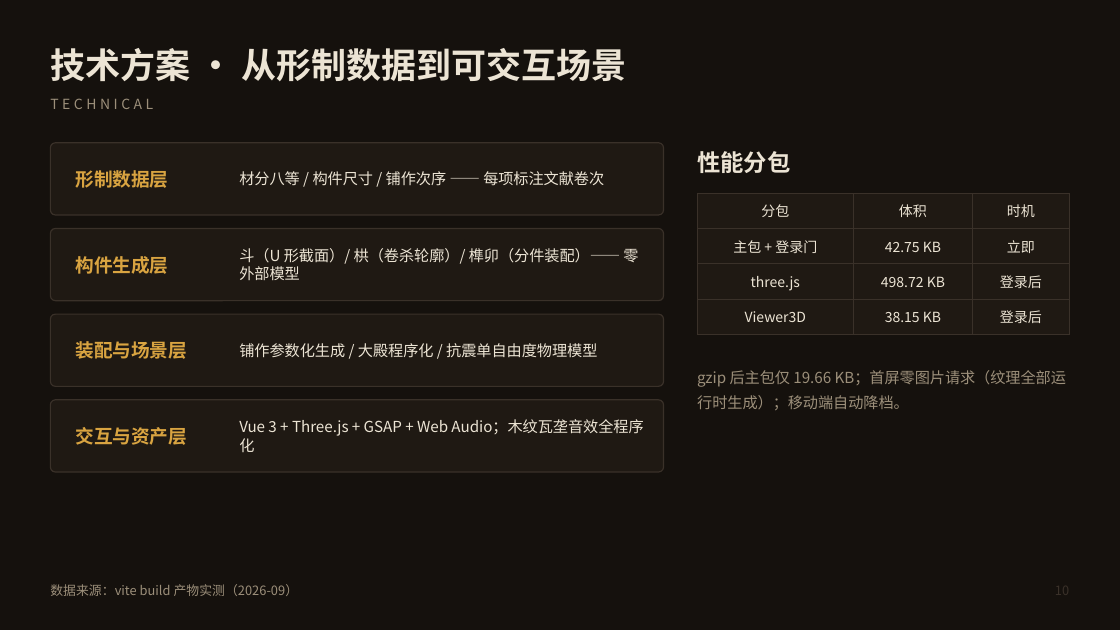
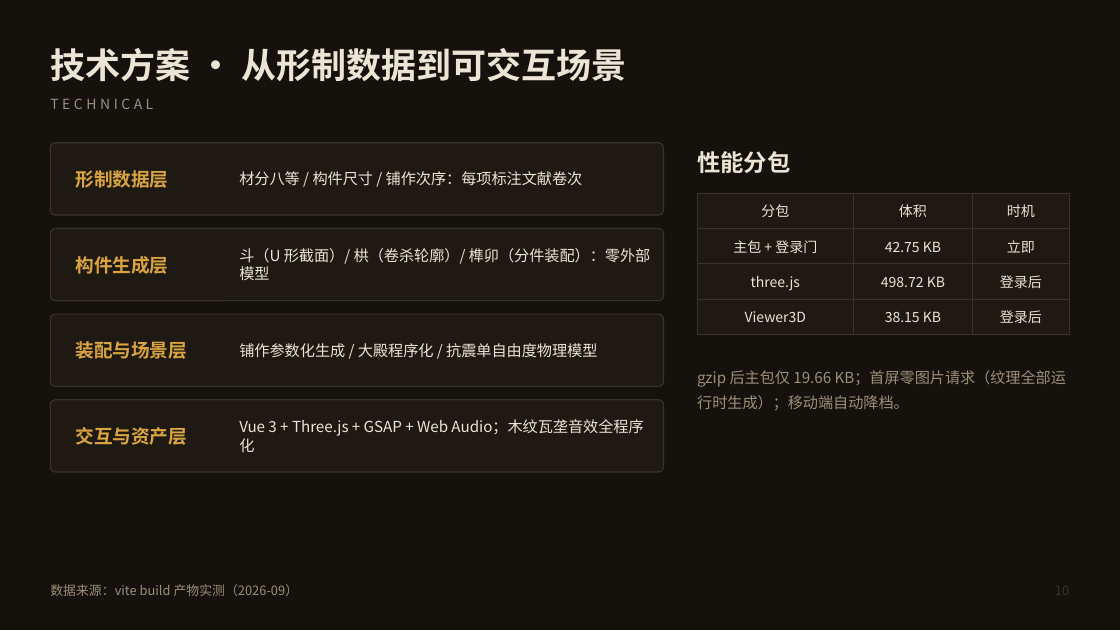
Before and after one commit to honggong123/yingzao, a slide deck: slide 10 of docs/答辩PPT.pptx. Drawn at 1120x630 pixels with LibreOffice and Linux fonts; fonts in the diff are those of the drawing. Boxes give left, top, right and bottom in pixels: in the first picture for what was removed or moved away, otherwise in the second. Text is boxed around its words. In the diff, an @@ line names an element or a change of style, - is before the commit and + after.

```diff
--- a/docs/答辩PPT.pptx
+++ b/docs/答辩PPT.pptx
@@ text at (239,171,583,186): text changed @@
-材分八等 / 构件尺寸 / 铺作次序 —— 每项标注文献卷次
+材分八等 / 构件尺寸 / 铺作次序：每项标注文献卷次
@@ text at (239,248,650,280): text changed @@
-斗（U 形截面）/ 栱（卷杀轮廓）/ 榫卯（分件装配）—— 零外部模型
+斗（U 形截面）/ 栱（卷杀轮廓）/ 榫卯（分件装配）：零外部模型
```
Also in this commit, not shown: 9 other slides changed, 7 other files.
